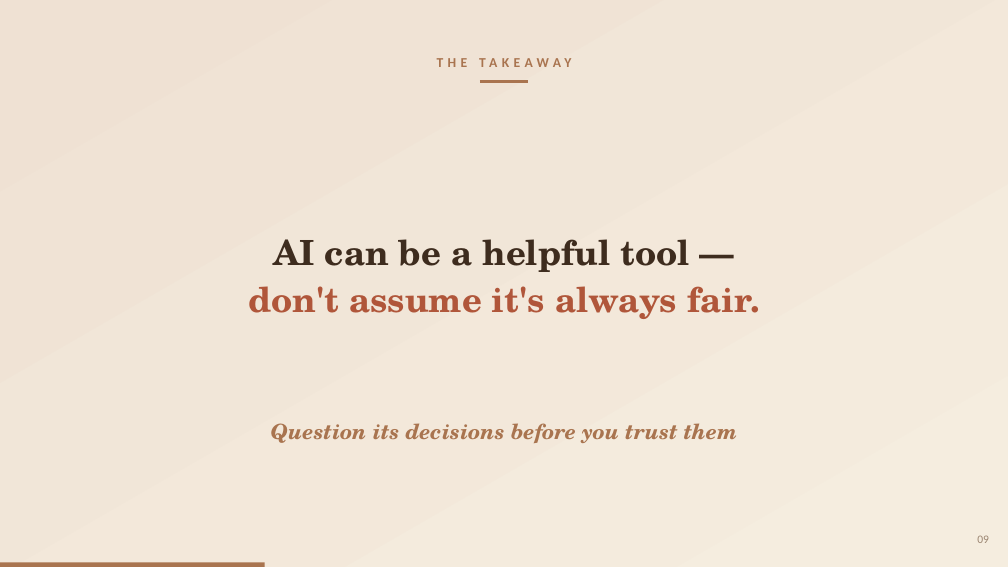
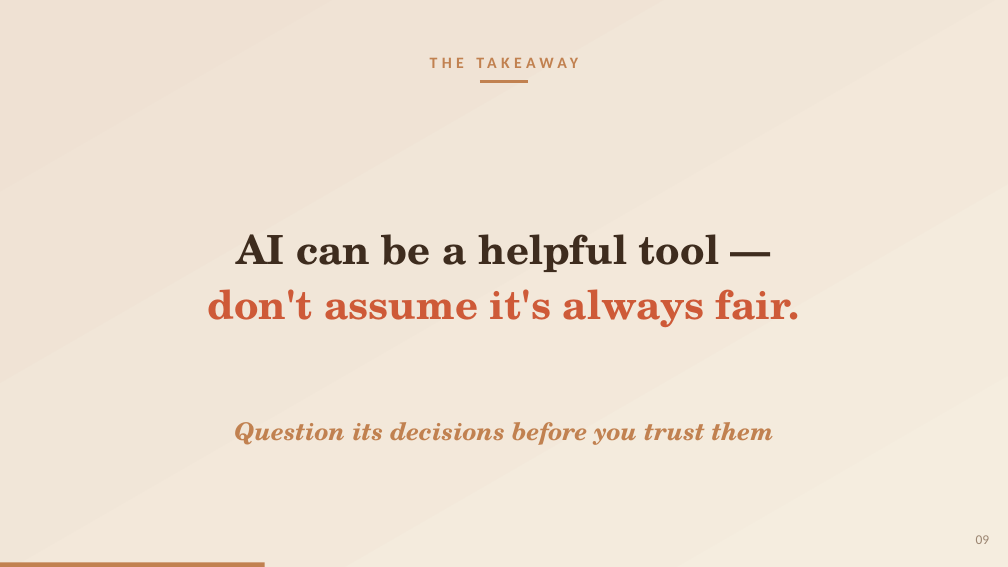
Before and after one commit to pwagle16/visual_communication, a slide deck: slide 9 of presentation/gender_bias_llm_hiring.pptx. Drawn at 1008x567 pixels with LibreOffice and Linux fonts; fonts in the diff are those of the drawing. Boxes give left, top, right and bottom in pixels: in the first picture for what was removed or moved away, otherwise in the second. Text is boxed around its words. In the diff, an @@ line names an element or a change of style, - is before the commit and + after.

```diff
--- a/presentation/gender_bias_llm_hiring.pptx
+++ b/presentation/gender_bias_llm_hiring.pptx
@@ text "THE TAKEAWAY" at box(202, 47, 807, 77): size 13 to 15.1 pt, text colour #A9744F to #C18150 @@
@@ elbow line (480, 82) - (529, 82): stroke #A9744F 2.2 pt to #C18150 2.2 pt @@
@@ text "AI can be a helpful ..." at box(207, 234, 800, 327): size 33 to 38.3 pt; text colour #B0563A to #CE5A38 in "don't assume it's always fair." @@
@@ text "Question its decisions before you ..." at box(234, 422, 774, 445): size 20 to 23.2 pt, text colour #A9744F to #C18150 @@
@@ text "09" at box(976, 535, 990, 544): size 11 to 12.8 pt @@
@@ rectangle at box(0, 563, 265, 567): fill #A9744F to #C18150 @@
```
Also in this commit, not shown: 9 other slides changed.
